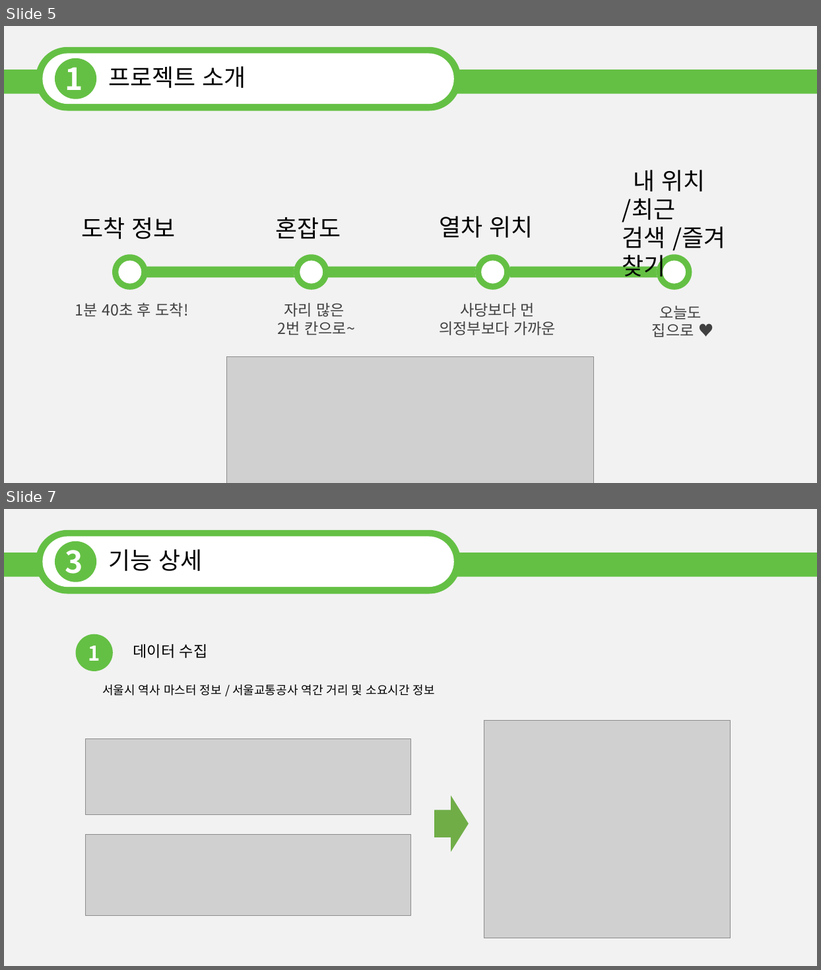
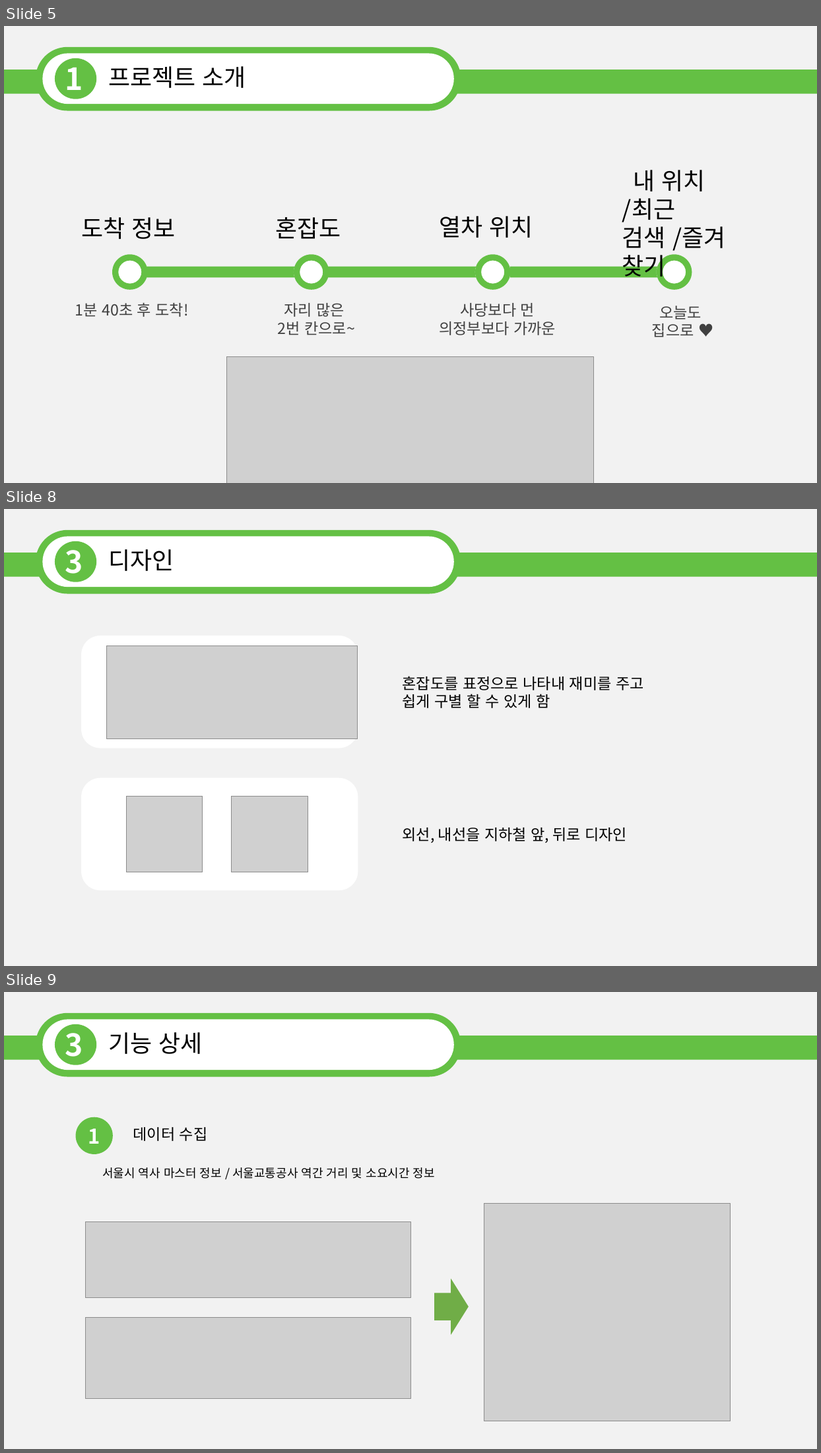
Before and after one commit to whgustj0831/new_2Z1, a slide deck: 지하철PPT템플릿 고딕.pptx. Shown one above the other, each under a label of ours: slides 5 and 7 before the commit, slides 5, 8 and 9 after it; the slides between them are not shown. The pictures are 821x970 and 821x1453 pixels, drawn with LibreOffice and Linux fonts; fonts in the diff are those of the drawing; grey boxes stand for pictures. Boxes give left, top, right and bottom in pixels: in the first picture for what was removed or moved away, otherwise in the second. Text is boxed around its words. In the diff, an @@ line names an element or a change of style, - is before the commit and + after.

```diff
--- a/지하철PPT템플릿 고딕.pptx
+++ b/지하철PPT템플릿 고딕.pptx
@@ slide 8 added at [4, 509, 817, 966], background #FFFFFF; not listed: 1 template element that a slide beside it also shows @@
@@ rounded rectangle added at [36, 529, 461, 593], fill #64C044 @@
@@ rounded rectangle added at [42, 537, 454, 587], fill #FFFFFF @@
@@ ellipse added at [55, 541, 96, 582], fill #64C044 @@
@@ text added at [65, 542, 83, 581], 36 pt, text #FFFFFF, bold @@
+3
@@ rectangle added at [4, 553, 817, 578], fill #64C044 @@
@@ text added at [108, 549, 174, 571], 28 pt, text #000000 @@
+디자인
@@ rounded rectangle added at [81, 636, 357, 748], fill #FFFFFF, outline #FFFFFF 1 pt @@
@@ picture added at [107, 646, 358, 739] @@
@@ text added at [403, 676, 644, 708], 18 pt, text #000000 @@
+혼잡도를 표정으로 나타내 재미를 주고
+쉽게 구별 할 수 있게 함
@@ rounded rectangle added at [81, 779, 357, 890], fill #FFFFFF, outline #FFFFFF 1 pt @@
@@ picture added at [126, 796, 202, 873] @@
@@ picture added at [232, 796, 308, 873] @@
@@ text added at [403, 827, 627, 843], 18 pt, text #000000 @@
+외선, 내선을 지하철 앞, 뒤로 디자인
@@ what was slide 7 is now slide 9 @@
```
Also in this commit, not shown: 3 slides changed, 1 other slide added.
